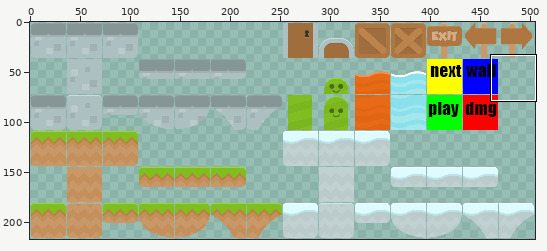
A sprite sheet gets an edit: platformer/Game/maps/tileset_1.png. The picture above shows the old version from afar; the outline marks the close-up.
Close-up. First the earlier version:
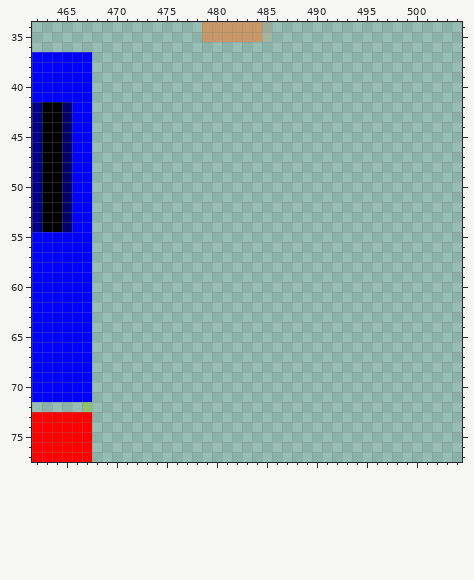
The file is 505x217 pixels. Pixels under 10% opacity are left out. Colours within 5 levels of each other are drawn and written as one. Shown: x 462..504, y 34..77.
The result:
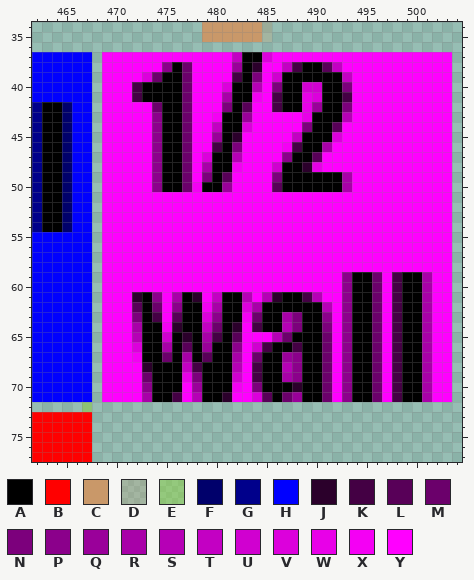
Palette (. is transparent): A #000000  B #ff0000  C #c99869  D #ca9a693f  E #92db2462  F #00006b  G #00008b  H #0000ff  J #2b002b  K #440044  L #580058  M #6b006b  N #7c007c  P #8b008b  Q #9a009a  R #a800a8  S #b600b6  T #c300c3  U #d000d0  V #dc00dc  W #e800e8  X #f400f4  Y #ff00ff
Diff:
Changed rows in their new state; - is an unchanged pixel.
first column x 469:
37 YYYYYYYYYYYYYTAAVYYYYYYYYYYYYYYYYYY
38 YYYYYYPAMYYYYQAJYYTKAALTYYYYYYYYYYY
39 YYYYVMAAMYYYYKANYUAAAAAATYYYYYYYYYY
40 YYYKAAAAMYYYVAASYNAAUUAANYYYYYYYYYY
41 YYYKAAAAMYYYRAAXYKAAWVAAKYYYYYYYYYY
42 YYYYYMAAMYYYNALYYKAAWQAANYYYYYYYYYY
43 YYYYYPAAMYYXAAQYYYYYWAAASYYYYYYYYYY
44 YYYYYPAAMYYTAAVYYYYYNAALYYYYYYYYYYY
45 YYYYYPAAMYYQAJYYYYYTAAAVYYYYYYYYYYY
46 YYYYYPAAMYYKANYYYYXKAARYYYYYYYYYYYY
47 YYYYYPAAMYVAASYYYYPAALYYYYYYYYYYYYY
48 YYYYYPAAMYRAAXYYYUAAJWYYYYYYYYYYYYY
49 YYYYYPAAMYNALYYYYNAAAAAARYYYYYYYYYY
50 YYYYYPAAMXAAQYYYYLAAAAAARYYYYYYYYYY
51 YYYYYYYYYYYYYYYYYYYYYYYYYYYYYYYYYYY
52 YYYYYYYYYYYYYYYYYYYYYYYYYYYYYYYYYYY
53 YYYYYYYYYYYYYYYYYYYYYYYYYYYYYYYYYYY
54 YYYYYYYYYYYYYYYYYYYYYYYYYYYYYYYYYYY
55 YYYYYYYYYYYYYYYYYYYYYYYYYYYYYYYYYYY
56 YYYYYYYYYYYYYYYYYYYYYYYYYYYYYYYYYYY
57 YYYYYYYYYYYYYYYYYYYYYYYYYYYYYYYYYYY
58 YYYYYYYYYYYYYYYYYYYYYYYYYYYYYYYYYYY
59 YYYYYYYYYYYYYYYYYYYYYYYYPAAMYKAARYY
60 YYYYYYYYYYYYYYYYYYYYYYYYPAAMYKAARYY
61 YYYJAPYRAJYTAASYSJAAKSYYPAAMYKAARYY
62 YYYLAMYPAAXRAAVRAAAAAASYPAAMYKAARYY
63 YYYNAKYLAAVPAAXMAARNAAPYPAAMYKAARYY
64 YYYRAAXJAATMAJYKAASNAANYPAAMYKAARYY
65 YYYSAAUAJARKALYYYSMAAAMYPAAMYKAARYY
66 YYYVAARALAQAAPYUKAAKAAMYPAAMYKAARYY
67 YYYXAAMARALAARYMAAQPAAMYPAAMYKAARYY
68 YYYYJAAATKAAASYKAASPAAMYPAAMYKAARYY
69 YYYYMAAAWNAAAUYKAARPAAMYPAAMYKAARYY
70 YYYYPAAAYQAAAXYNAAAJAAMYPAAMYKAARYY
71 YYYYRAAKYSAAJYYVLAMQAAMYPAAMYKAARYY
Where, in picture pixels (left, top, right, bottom), the same in both close-ups:
added: (102, 52, 452, 402)
